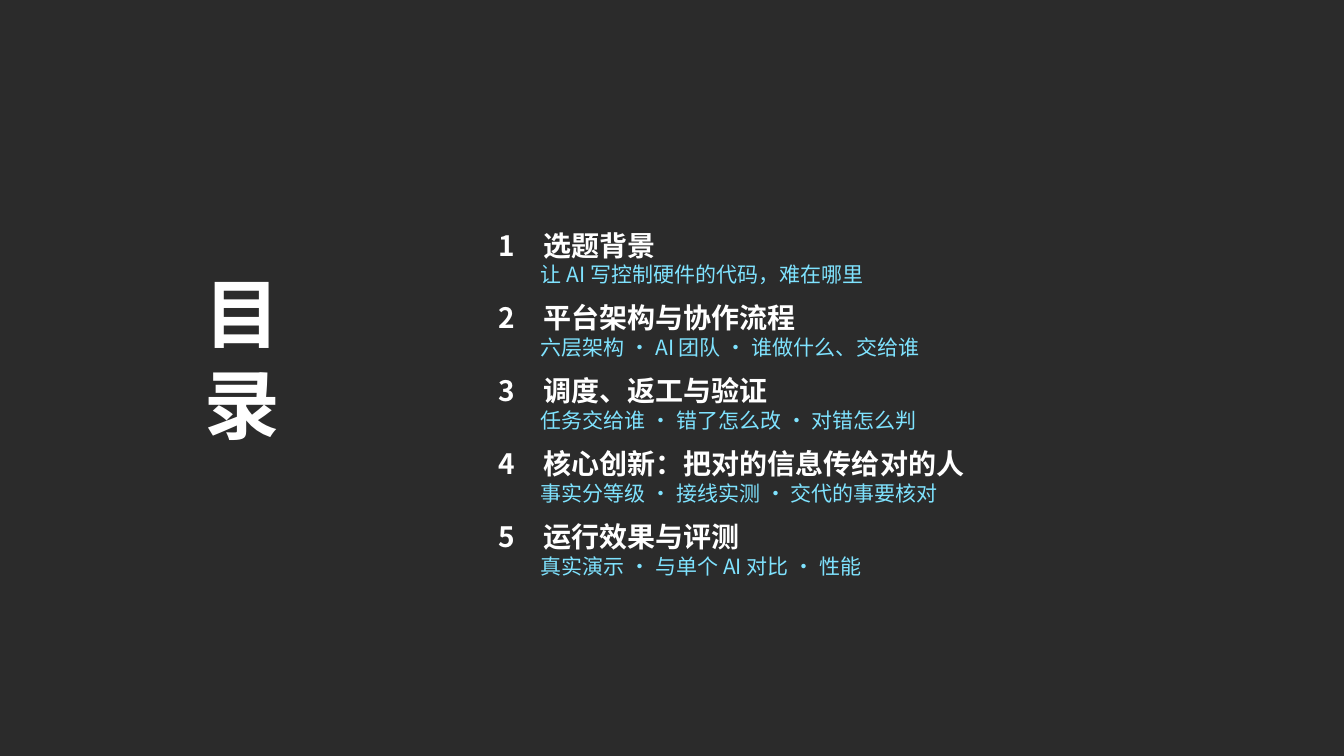
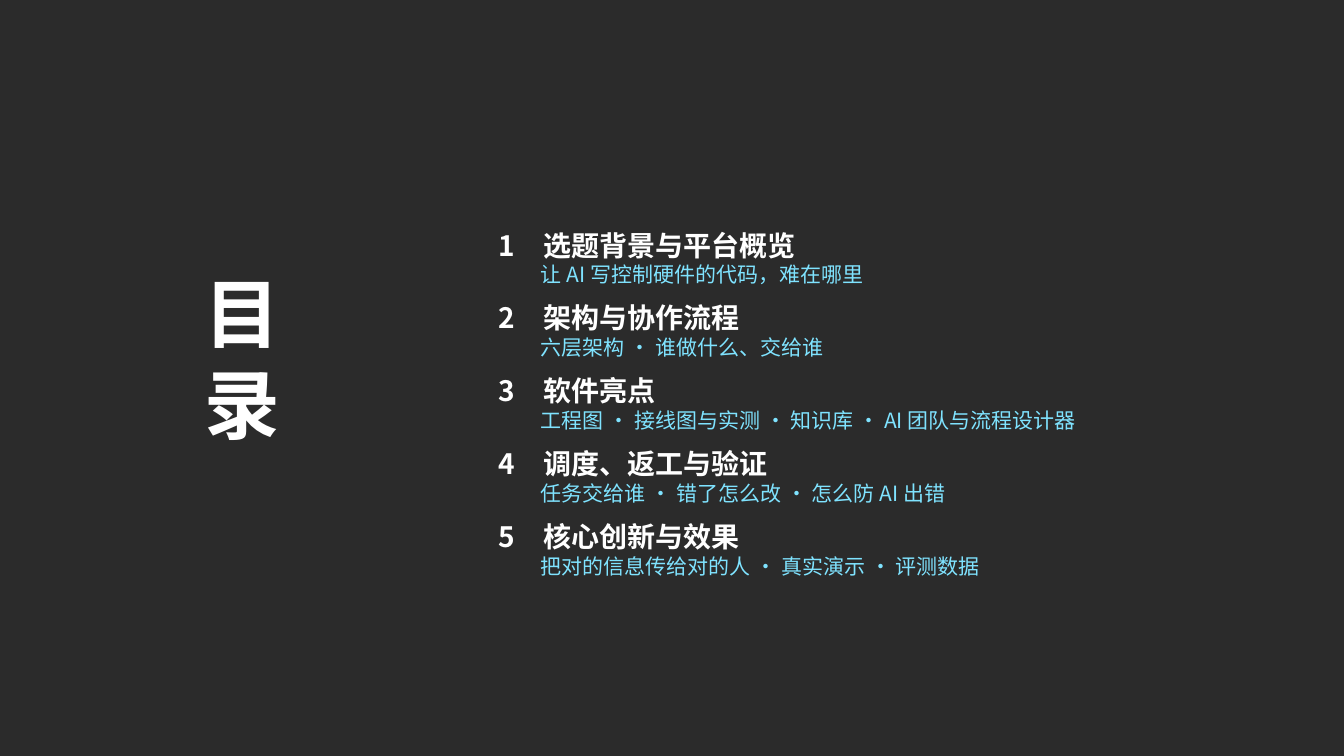
Before and after one commit to z-xxkk/firmforge, a slide deck: slide 2 of submission/方案讲解.pptx. Drawn at 1344x756 pixels with LibreOffice and Linux fonts; fonts in the diff are those of the drawing; background and template pictures are left out; a plain dark background stands for a picture behind light text. Boxes give left, top, right and bottom in pixels: in the first picture for what was removed or moved away, otherwise in the second. Text is boxed around its words. In the diff, an @@ line names an element or a change of style, - is before the commit and + after.

```diff
--- a/submission/方案讲解.pptx
+++ b/submission/方案讲解.pptx
@@ text at [499, 232, 795, 259]: text changed @@
-1 选题背景
+1 选题背景与平台概览
@@ text at [541, 304, 1076, 576]: text changed @@
-2 平台架构与协作流程
-六层架构 · AI 团队 · 谁做什么、交给谁
-3 调度、返工与验证
-任务交给谁 · 错了怎么改 · 对错怎么判
-4 核心创新：把对的信息传给对的人
-事实分等级 · 接线实测 · 交代的事要核对
-5 运行效果与评测
-真实演示 · 与单个 AI 对比 · 性能
+2 架构与协作流程
+六层架构 · 谁做什么、交给谁
+3 软件亮点
+工程图 · 接线图与实测 · 知识库 · AI 团队与流程设计器
+4 调度、返工与验证
+任务交给谁 · 错了怎么改 · 怎么防 AI 出错
+5 核心创新与效果
+把对的信息传给对的人 · 真实演示 · 评测数据
```
Also in this commit, not shown: 3 other slides changed, 4 slides added, 3 slides removed, 9 other files.
